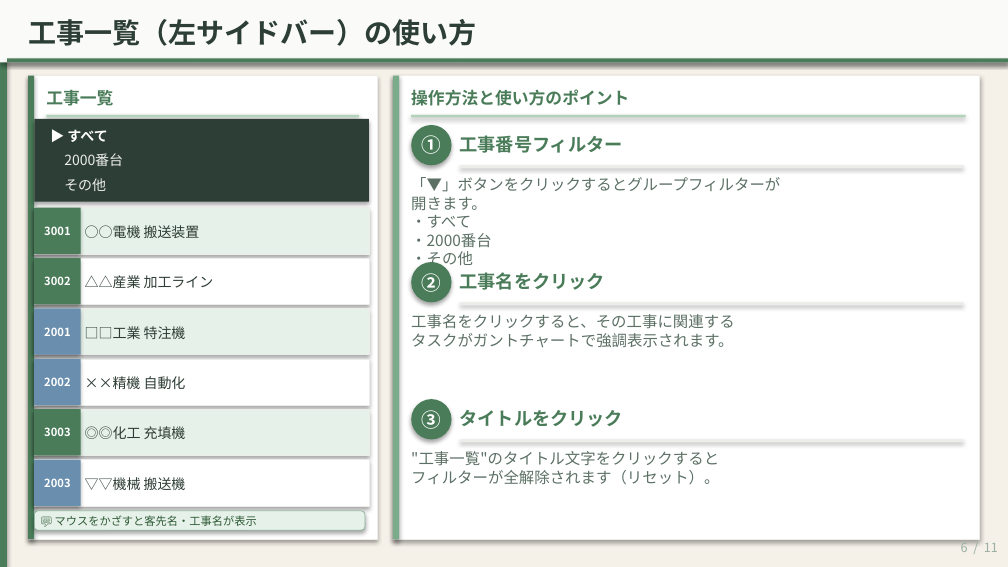
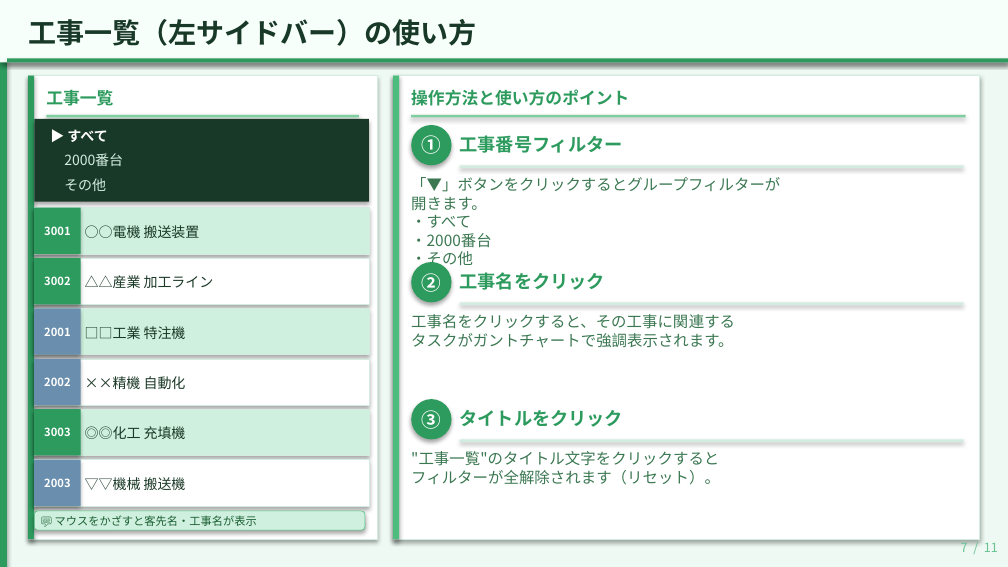
Before and after one commit to kemcokurosaki-oss/gantt-chart, a slide deck: slide 5 of 全体工程表_使い方ガイド（閲覧者向け）_new.pptx (slide 6 before the commit). Drawn at 1008x567 pixels with LibreOffice and Linux fonts; fonts in the diff are those of the drawing. Boxes give left, top, right and bottom in pixels: in the first picture for what was removed or moved away, otherwise in the second. Text is boxed around its words. In the diff, an @@ line names an element or a change of style, - is before the commit and + after.

```diff
--- a/全体工程表_使い方ガイド（閲覧者向け）_new.pptx
+++ b/全体工程表_使い方ガイド（閲覧者向け）_new.pptx
@@ background #F5F0E8 to #EDF9F2 @@
@@ rectangle at <box>0,0,1008,62</box>: fill #FAFBF8 to #F6FFFA @@
@@ text "工事一覧（左サイドバー）の使い方" at <box>28,19,477,46</box>: text colour #2C3E35 to #193928 @@
@@ rectangle at <box>28,76,377,539</box>: outline #ECEDE9 0.5 pt to #D2EDE0 0.5 pt @@
@@ rectangle at <box>393,76,980,539</box>: outline #ECEDE9 0.5 pt to #D2EDE0 0.5 pt @@
@@ rectangle at <box>393,76,399,539</box>: fill #7AAB8A to #4DBD7D @@
@@ rectangle at <box>34,119,369,202</box>: fill #2C3E35 to #193928 @@
@@ rectangle at <box>46,115,359,118</box>: fill #B2D3BA to #7ECFA0 @@
@@ rectangle at <box>411,115,966,118</box>: fill #B2D3BA to #7ECFA0 @@
@@ text "2000番台" at <box>64,153,123,166</box>: text colour #ECEDE9 to #D2EDE0 @@
@@ text "その他" at <box>64,178,106,191</box>: text colour #ECEDE9 to #D2EDE0 @@
@@ fill #E6F2E9 to #CFF0DE; outline #ECEDE9 0.3 pt to #D2EDE0 0.3 pt in 3 elements at <box>34,208,369,254</box>, <box>34,308,369,355</box>, <box>34,409,369,456</box> @@
@@ fill #4A7C59 to #2D9B5E in 9 elements at <box>0,0,7,566</box>, <box>7,58,1008,62</box>, <box>28,76,34,539</box>, <box>34,208,81,254</box>, <box>34,258,81,304</box>, <box>34,409,81,456</box>, <box>411,125,452,165</box>, <box>411,262,452,302</box>, <box>411,399,452,439</box> @@
@@ text colour #4A7C59 to #2D9B5E in 5 elements at <box>46,89,113,106</box>, <box>411,89,629,106</box>, <box>460,135,623,153</box>, <box>460,272,605,290</box>, <box>460,410,623,427</box> @@
@@ fill #ECEDE9 to #D2EDE0 in 3 elements at <box>460,165,964,168</box>, <box>460,302,964,305</box>, <box>460,439,964,443</box> @@
@@ outline #ECEDE9 0.3 pt to #D2EDE0 0.3 pt in 3 elements at <box>34,258,369,304</box>, <box>34,359,369,405</box>, <box>34,460,369,506</box> @@
@@ text colour #2E3D35 to #1B3927 in 6 elements at <box>85,225,200,238</box>, <box>85,275,214,288</box>, <box>85,326,186,339</box>, <box>85,376,186,389</box>, <box>85,426,186,439</box>, <box>85,477,186,490</box> @@
@@ text colour #5C7065 to #3B7852 in 3 elements at <box>411,177,780,269</box>, <box>411,314,735,348</box>, <box>411,451,720,485</box> @@
@@ rounded rectangle at <box>34,511,365,530</box>: fill #E6F2E9 to #CFF0DE; outline #7AAB8A 0.4 pt to #4DBD7D 0.4 pt @@
@@ text "💬 マウスをかざすと客先名・工事名が表示" at <box>55,515,257,526</box>: text colour #2E5935 to #1A5E32 @@
@@ text at <box>961,540,998,552</box>: text changed; text colour #9AAEA4 to #68C293 @@
-6 / 11
+7 / 11
```
Also in this commit, not shown: 9 other slides changed, 1 slide removed, 1 other file.
